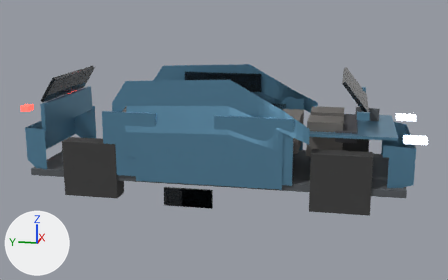
Before and after pictures for a commit that changed the glTF model assets/models/pickup_lod.glb.
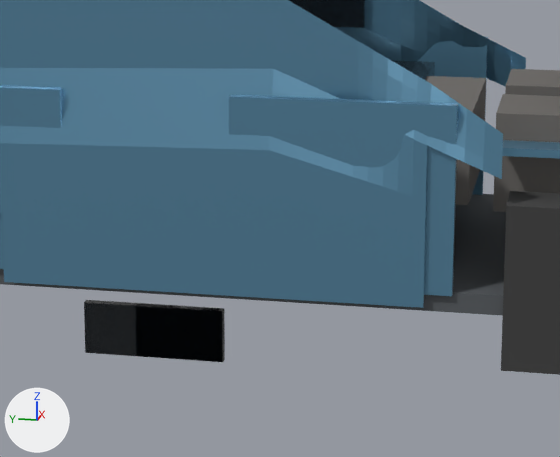
Each version is shown whole from a 50 mm lens placed at (-9.25, -1.89, 3.03), pointed at (0.0, -0.04, 0.72), then close up on the part from 30% to 74% of the width and 29% to 86% of the height. Arrows for +X, +Y and +Z are at lower left; the lights stay in place. The older version's two pictures come first. Where no turn or scale is listed for an object, it has been applied to the vertices.

Script lines for the objects in view, before the commit:
```python
ob_window_fixed_l = bpy.data.objects.new('window_fixed_l', me_window_fixed_l)
ob_window_fixed_l.location = (0.853, 0.15, 1.504)
ob_window_fl_mesh = bpy.data.objects.new('window_fl_mesh', me_window_fl_mesh)
ob_window_fl_mesh.location = (-0.01, 0.55, -0.27)
ob_window_fr_mesh = bpy.data.objects.new('window_fr_mesh', me_window_fr_mesh)
ob_window_fr_mesh.location = (0.01, 0.55, -0.27)
ob_window_rl_mesh = bpy.data.objects.new('window_rl_mesh', me_window_rl_mesh)
ob_window_rl_mesh.location = (-0.01, 0.4, -0.27)
ob_window_rr_mesh = bpy.data.objects.new('window_rr_mesh', me_window_rr_mesh)
ob_window_rr_mesh.location = (0.01, 0.4, -0.27)
# also in view: 'tire_fr' at (-0.86, -1.86, 0.41); 'trim_mesh' at (0.0, 0.0, 0.32); 'door_fr_mesh' at (-0.96, -0.65, 0.83); 'seat_l' at (0.36, -1.61, 0.94); 'body_mesh' at (0.0, 0.0, 1.05)
```
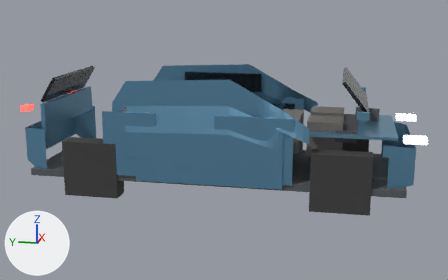
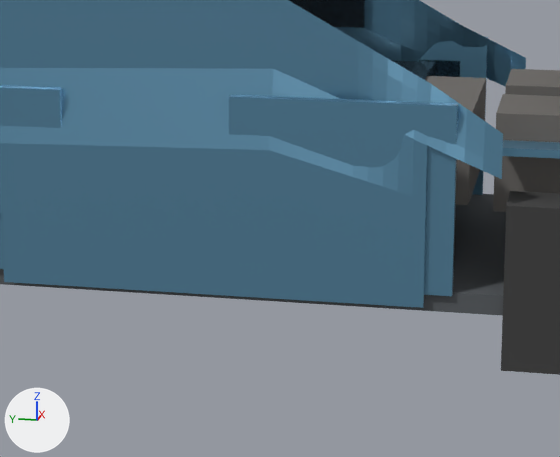
Edits to the bpy script that builds the scene:
```text
Change ob_window_fl_mesh:
    ob_window_fl_mesh.location: (-0.01, 0.55, -0.27) -> (0.955, -0.65, 1.01)
Change ob_window_fr_mesh:
    ob_window_fr_mesh.location: (0.01, 0.55, -0.27) -> (-0.955, -0.65, 1.01)
Change ob_window_rl_mesh:
    ob_window_rl_mesh.location: (-0.01, 0.4, -0.27) -> (0.955, 1.15, 1.01)
Change ob_window_rr_mesh:
    ob_window_rr_mesh.location: (0.01, 0.4, -0.27) -> (-0.955, 1.15, 1.01)
```

Boxes [x1, y1, x2, y2] around the edits, measured in the close-ups (560 x 457 px):
'window_fl_mesh', moved
    before: [84, 301, 224, 362]
    after: [419, 60, 460, 77]
'window_rl_mesh', moved (not visible afterwards)
    before: [135, 304, 224, 362]
'window_fr_mesh', moved (not visible afterwards)
    before: [86, 300, 225, 360]
'window_rr_mesh', moved (not visible afterwards)
    before: [136, 303, 225, 359]
